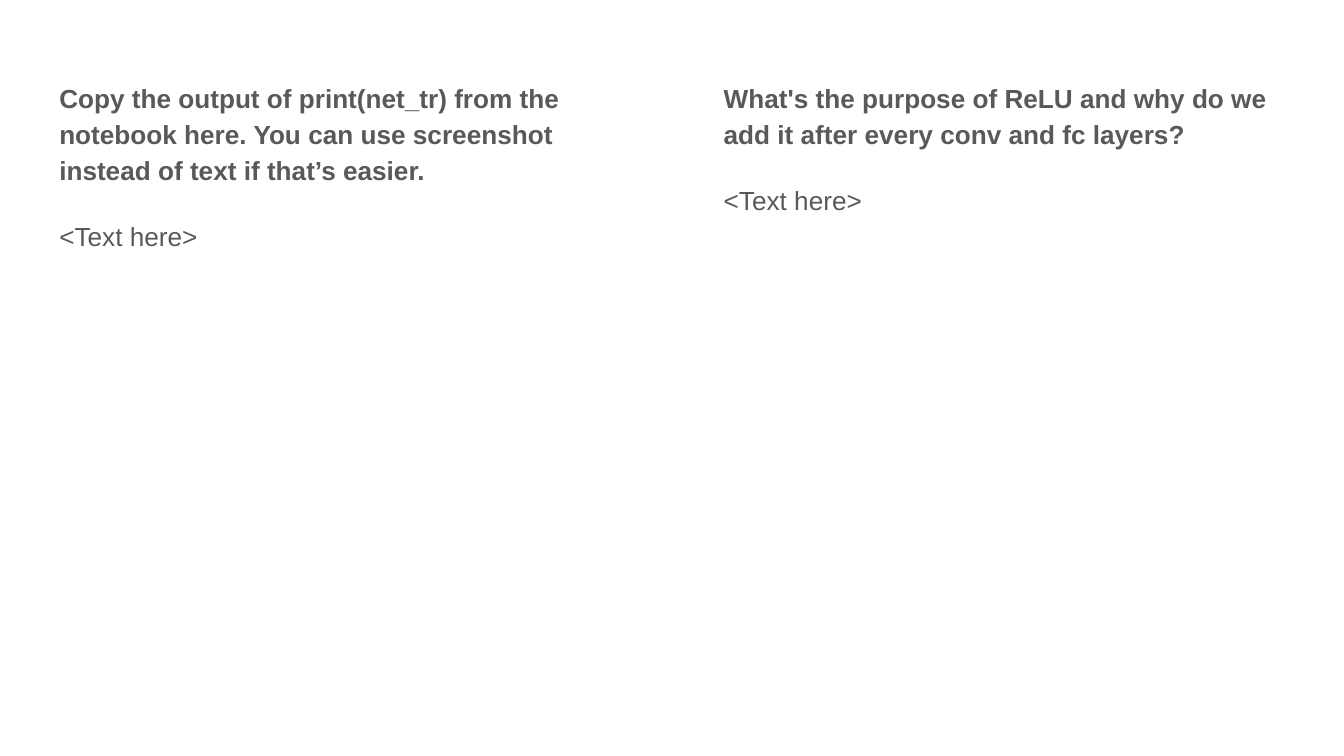
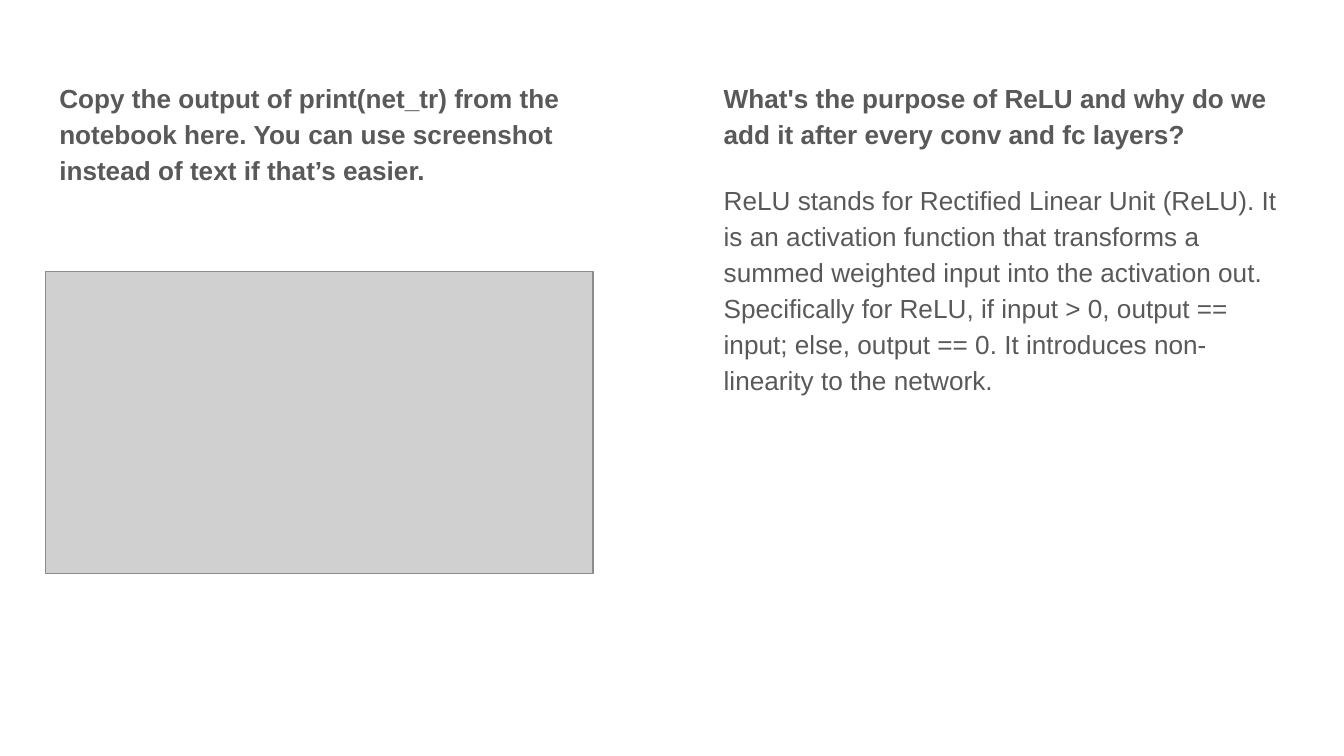
Before and after one commit to jielyugt/depth_estimation, a slide deck: slide 13 of proj4_template.pptx. Drawn at 1344x756 pixels with LibreOffice and Linux fonts; fonts in the diff are those of the drawing; grey boxes stand for pictures. Boxes give left, top, right and bottom in pixels: in the first picture for what was removed or moved away, otherwise in the second. Text is boxed around its words. In the diff, an @@ line names an element or a change of style, - is before the commit and + after.

```diff
--- a/proj4_template.pptx
+++ b/proj4_template.pptx
@@ text at bbox=[724, 191, 1276, 396]: text changed @@
-<Text here>
+ReLU stands for Rectified Linear Unit (ReLU). It is an activation function that transforms a summed weighted input into the activation out. Specifically for ReLU, if input > 0, output == input; else, output == 0. It introduces non-linearity to the network.
@@ text at bbox=[59, 227, 198, 246]: paragraph removed @@
-<Text here>
@@ picture added at bbox=[46, 271, 593, 574] @@
```
Also in this commit, not shown: 13 other slides changed.
